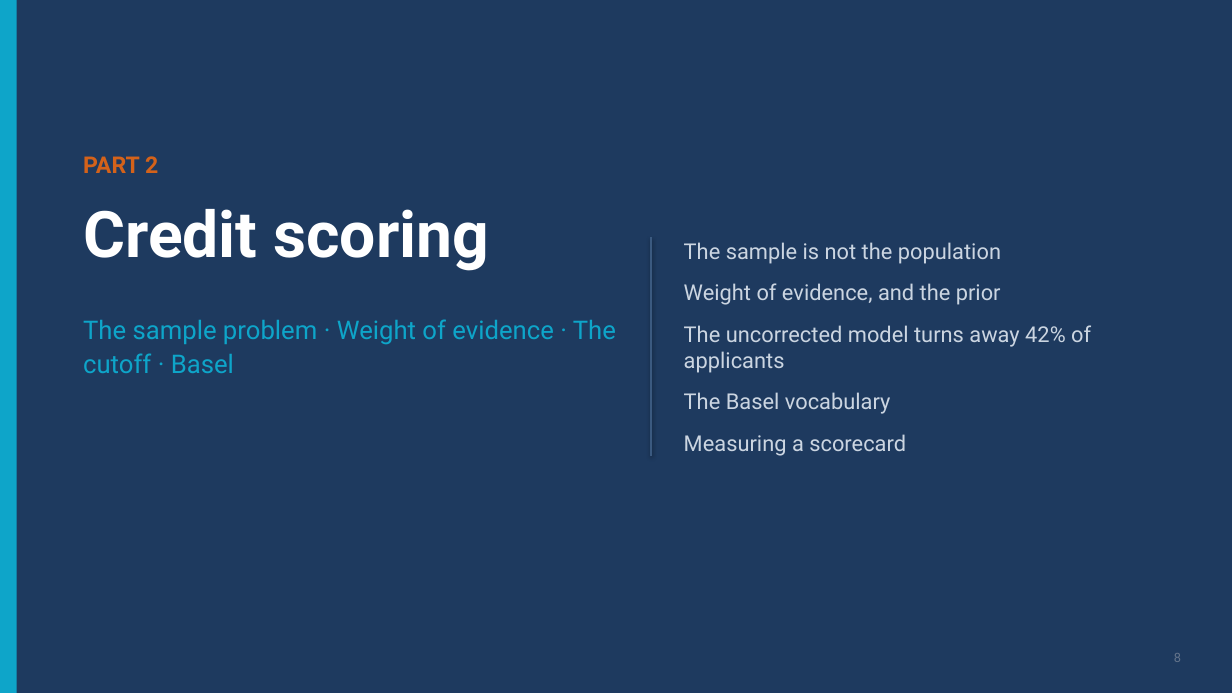
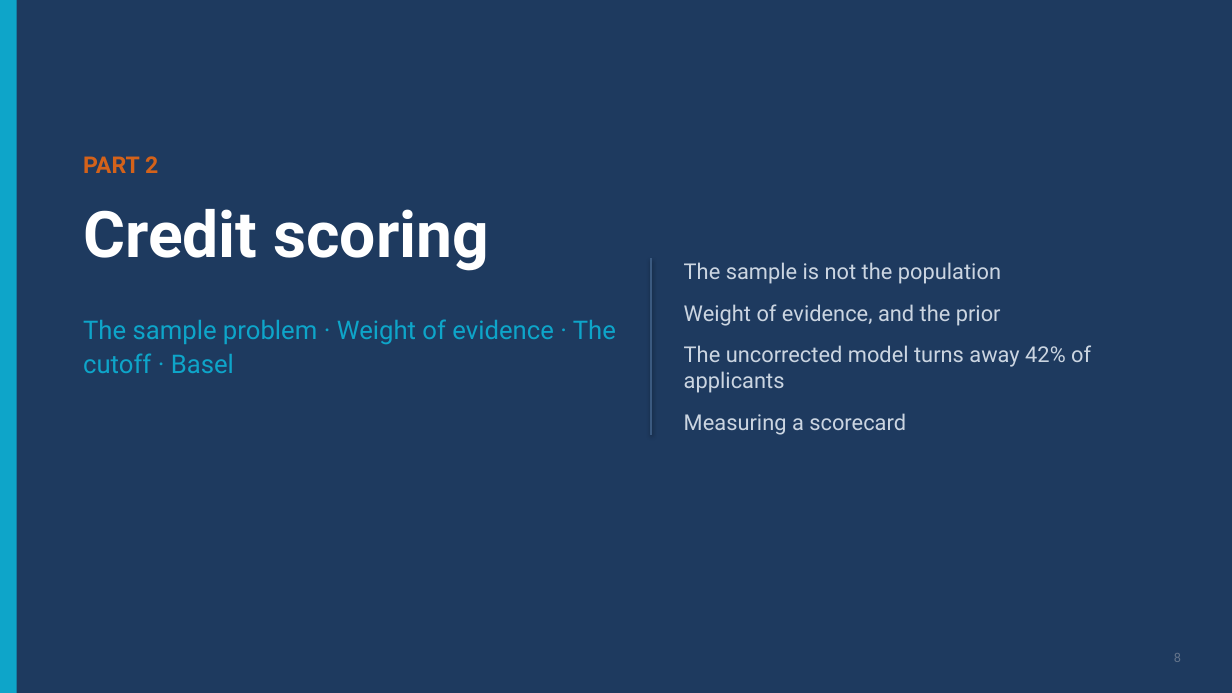
Before and after one commit to ramseywise/learn-ai-engineering, a slide deck: slide 8 of data-analytics/06-applied-analyses/slides/applied-analyses.pptx. Drawn at 1232x693 pixels with LibreOffice and Linux fonts; fonts in the diff are those of the drawing. Boxes give left, top, right and bottom in pixels: in the first picture for what was removed or moved away, otherwise in the second. Text is boxed around its words. In the diff, an @@ line names an element or a change of style, - is before the commit and + after.

```diff
--- a/data-analytics/06-applied-analyses/slides/applied-analyses.pptx
+++ b/data-analytics/06-applied-analyses/slides/applied-analyses.pptx
@@ line moved from (652, 238) - (652, 456) to (652, 258) - (652, 435) @@
@@ text "The sample is not the ..." moved from (x1=684, y1=242, x2=1091, y2=456) to (x1=684, y1=262, x2=1091, y2=435) @@
@@ text at (x1=684, y1=392, x2=891, y2=414): paragraph removed @@
-The Basel vocabulary
```
Also in this commit, not shown: 24 other slides changed, 22 slides added, 1 slide removed, 6 other files.
